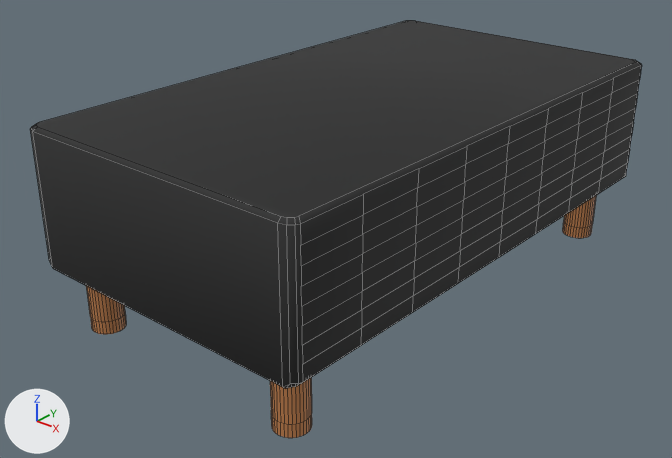
Two versions of the Blender file maps/New styles/Dimensional/Andrea/Dressed Table (rectangle) UV.blend, one commit apart.
The view is the same before and after, from a 50 mm camera at (5.4, -4.97, 3.32) aimed at (1.33, -0.24, 0.42). The lights are fixed; the arrows at lower left show +X, +Y and +Z. Mesh edges are drawn as thin lines.

In view in the first picture: 'Desk.016'.
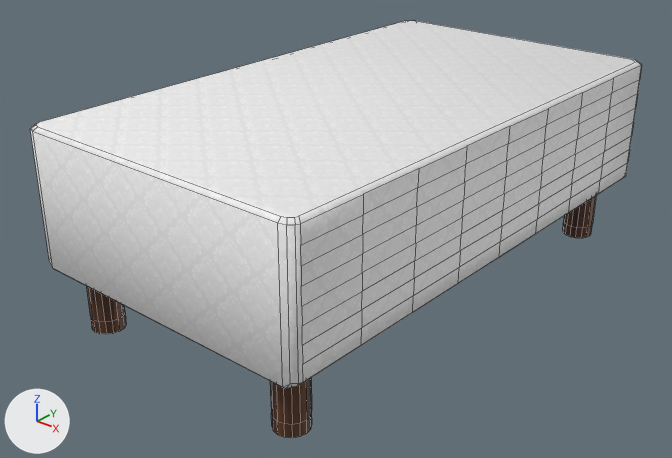
Where the newer file only moved an object's origin or applied its transform, the numbers keep the older frame.

Location of each change, [x1, y1, x2, y2] in pixels of the pictures (672 x 458 px):
```json
{"object": "Desk.016", "change": "reshaped, surface changed", "before": [30, 20, 642, 438], "after": [30, 20, 642, 438], "on screen": "black to white"}
{"part": 1, "of": "me_plane_042", "change": "cut back", "before": [86, 286, 126, 334], "after": [87, 286, 126, 334]}
{"part": 2, "of": "me_plane_042", "change": "cut back", "before": [270, 378, 312, 438], "after": [270, 378, 312, 438]}
{"part": 3, "of": "me_plane_042", "change": "cut back", "before": [563, 196, 596, 238], "after": [563, 196, 596, 238]}
{"part": 4, "of": "me_plane_042", "change": "recoloured", "before": [30, 20, 642, 389], "after": [30, 20, 642, 389], "on screen": "black to white"}
```

Edits to the scene script, one JSON object a line:
```json
{"op": "add", "block": "img_dressed_table__rectangle__texture_png", "code": ["img_dressed_table__rectangle__texture_png = load_image('Dressed Table (rectangle) Texture.png', 'Dressed Table (rectangle) Texture.png', 1024, 1024, 'sRGB')"]}
{"op": "add", "block": "mat_material_025", "code": ["mat_material_025 = principled_material('Material.025')", "mat_material_025.texture = img_dressed_table__rectangle__texture_png"]}
{"block": "me_plane_042", "where": "# used by ob_desk_016; location = (0.0, 0.0, 0.715); rotation_euler = (0.0, 0.0, -7.854), in degrees (0, 0, 270); scale = (1.06, 1.06, 1.06)"}
{"op": "remove", "block": "me_plane_042", "code": "me_plane_042.from_pydata(...)  # 597 vertices, 440 faces; spans x -1.9..1.9, y 0.22..2.43, z -0.69..0.69"}
{"op": "remove", "block": "me_plane_042", "code": "me_plane_042.materials.append(mat_medium_wood_014)  # orange #c4824e"}
{"op": "add", "block": "me_plane_042", "code": "me_plane_042.from_pydata(...)  # 403 vertices, 312 faces; spans x -1.9..1.9, y 0.22..2.43, z -0.69..0.69"}
{"block": "me_plane_042", "change": "me_plane_042 part 1"}
{"block": "me_plane_042", "change": "98 vertices are removed from x -1.85..1.85, y 0.28..0.64, z -0.69..0.55"}
{"block": "me_plane_042", "change": "135 faces are deleted"}
{"block": "me_plane_042", "change": "3 new faces join them, smooth"}
{"block": "me_plane_042", "change": "68 new faces join them"}
{"block": "me_plane_042", "change": "me_plane_042 part 2"}
{"block": "me_plane_042", "change": "48 vertices are removed from x 1.55..1.77, y 2.06..2.28, z -0.69..0.55"}
{"block": "me_plane_042", "change": "66 faces are deleted"}
{"block": "me_plane_042", "change": "34 new faces join them"}
{"block": "me_plane_042", "change": "me_plane_042 part 3"}
{"block": "me_plane_042", "change": "48 vertices are removed from x -1.77..-1.55, y 2.06..2.28, z -0.69..0.55"}
{"block": "me_plane_042", "change": "66 faces are deleted"}
{"block": "me_plane_042", "change": "34 new faces join them"}
{"block": "me_plane_042", "change": "me_plane_042 part 4: 173 faces spanning x -1.9..1.9, y 0.22..2.43, z -0.25..0.69 switch from mat_grey_wood_002 (black #272727) to mat_material_025 (picture img_dressed_table__rectangle__texture_png)"}
{"op": "remove", "block": "ob_desk_016", "code": "ob_desk_016.visible_shadow = False"}
```
